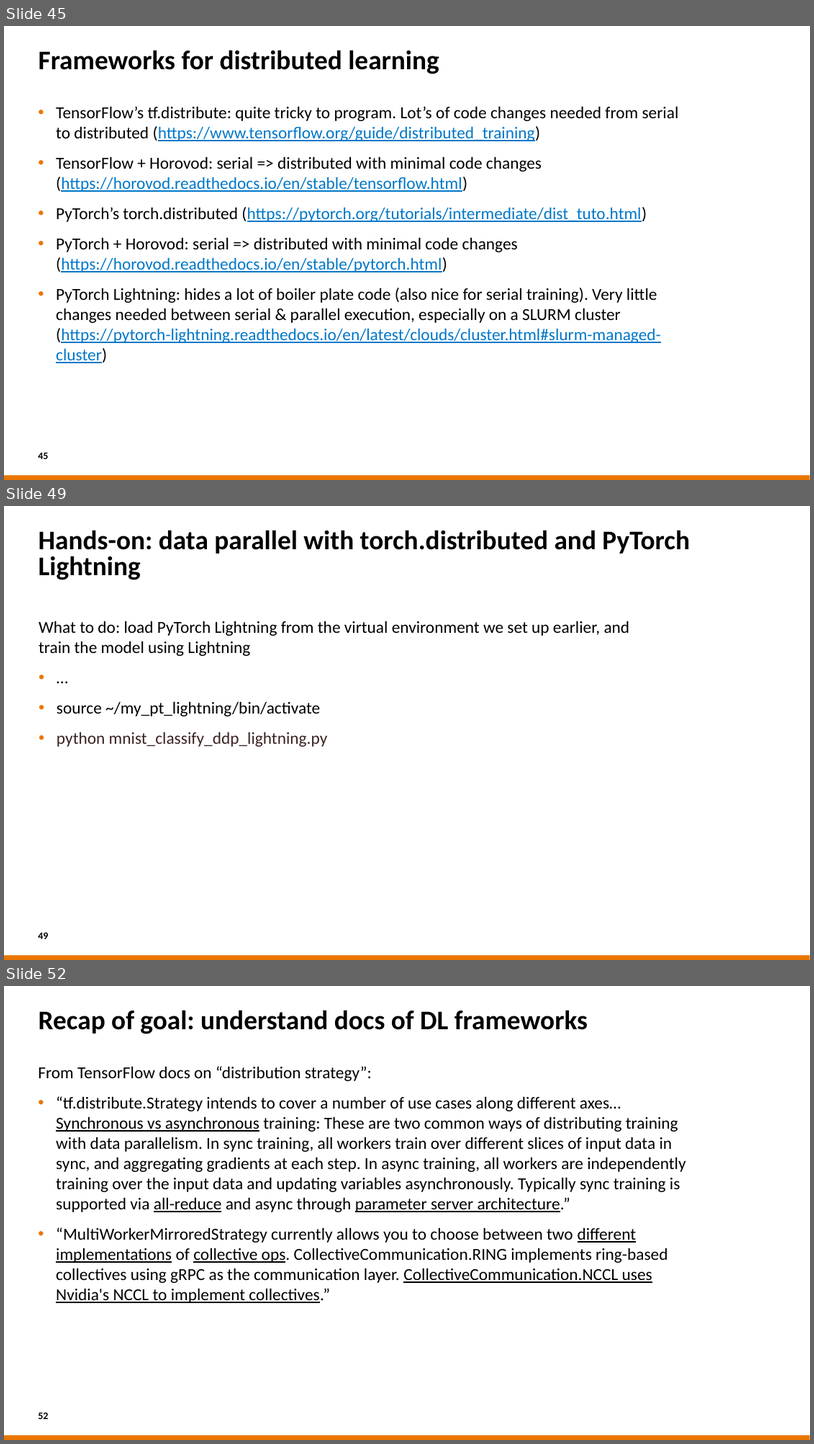
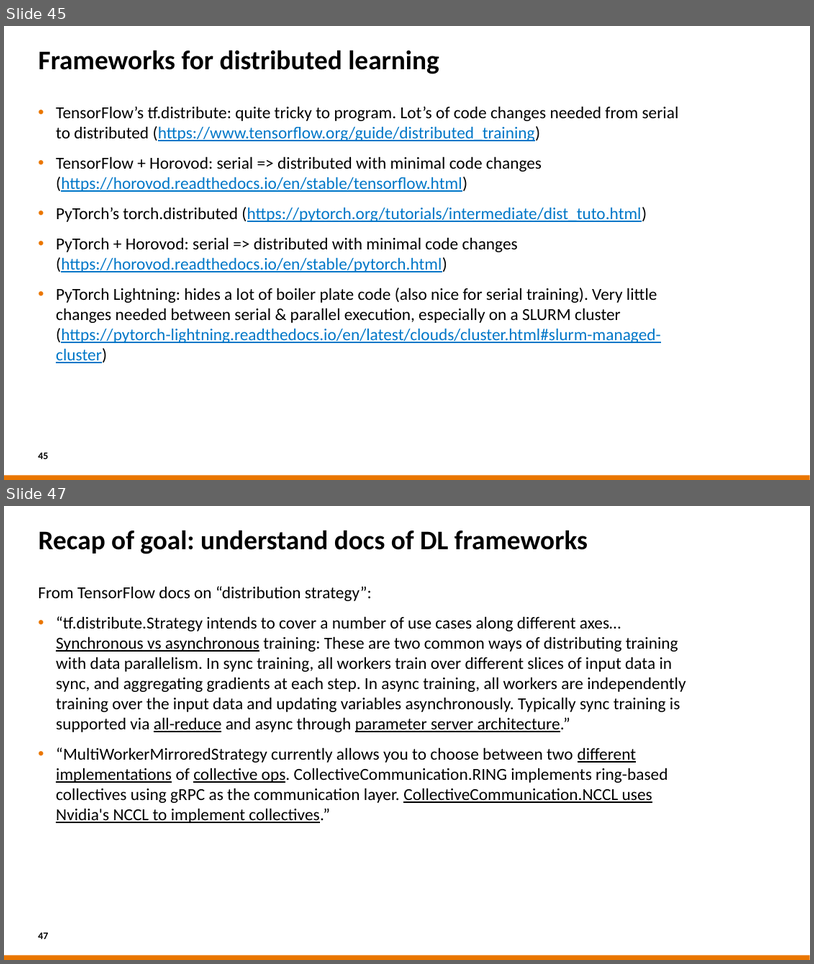
Before and after one commit to sara-nl/MLonHPC_2day_Okt2023, a slide deck: Day2/slides/Parallel_Computing_for_DL.pptx. Shown one above the other, each under a label of ours: slides 45, 49 and 52 before the commit, slides 45 and 47 after it; the slides between them are not shown. The pictures are 814x1444 and 814x964 pixels, drawn with LibreOffice and Linux fonts; fonts in the diff are those of the drawing; background and template pictures are left out. Boxes give left, top, right and bottom in pixels: in the first picture for what was removed or moved away, otherwise in the second. Text is boxed around its words. In the diff, an @@ line names an element or a change of style, - is before the commit and + after.

```diff
--- a/Day2/slides/Parallel_Computing_for_DL.pptx
+++ b/Day2/slides/Parallel_Computing_for_DL.pptx
@@ slide 49 removed at (x1=4, y1=506, x2=810, y2=960), background #FFFFFF; not listed: 1 template element that a slide beside it also shows @@
@@ title removed at (x1=39, y1=530, x2=690, y2=580) @@
-Hands-on: data parallel with torch.distributed and PyTorch Lightning
@@ text removed at (x1=39, y1=620, x2=630, y2=746) @@
-What to do: load PyTorch Lightning from the virtual environment we set up earlier, and train the model using Lightning
-• …
-• source ~/my_pt_lightning/bin/activate
-• python mnist_classify_ddp_lightning.py
@@ page number removed at (x1=38, y1=932, x2=48, y2=939) @@
-49
@@ what was slide 52 is now slide 47 @@
@@ page number at (x1=38, y1=932, x2=48, y2=939): text changed @@
-52
+47
```
Also in this commit, not shown: 4 slides changed, 4 other slides removed, 3 other files.
